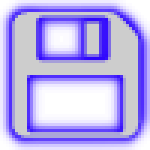
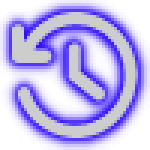
Layer changes from the first 150 × 150 image to the second:
added layer "Слой #12" above "Слой #11" over [12, 12, 138, 138]
added layer "Слой #11" above "Слой #10" over [0, 0, 150, 150]
hid "Слой #10" over [12, 12, 141, 138]
hid "Слой #9" over [0, 0, 150, 150]
